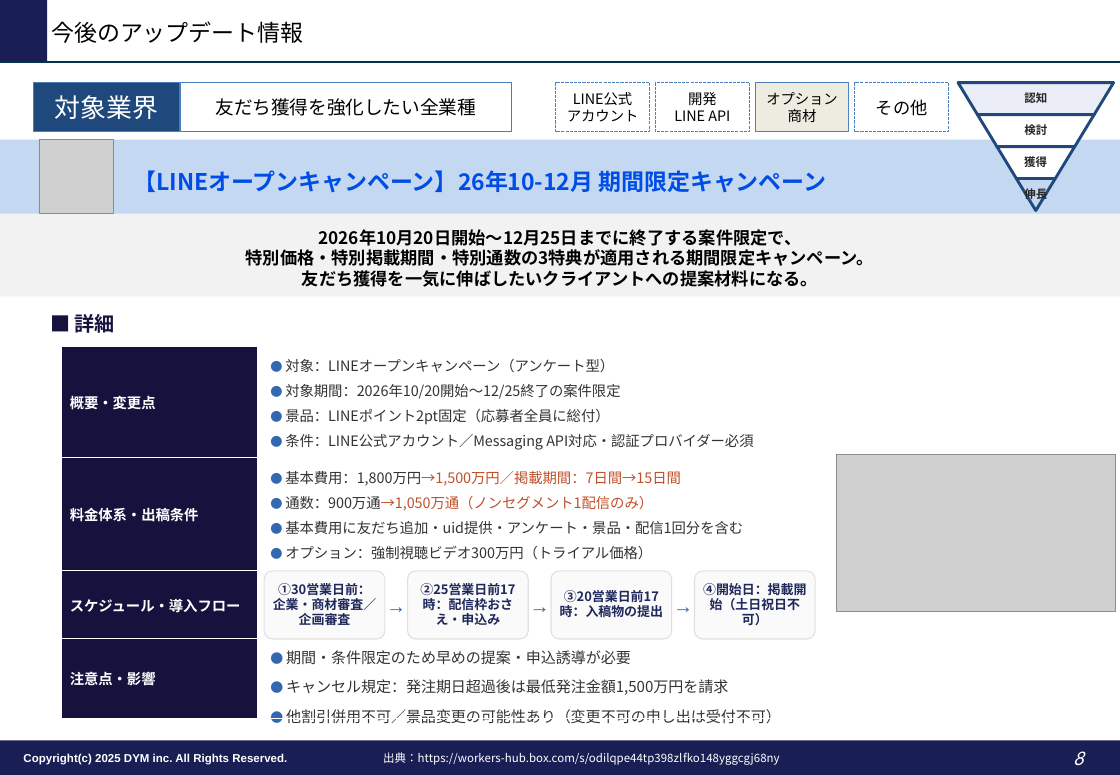
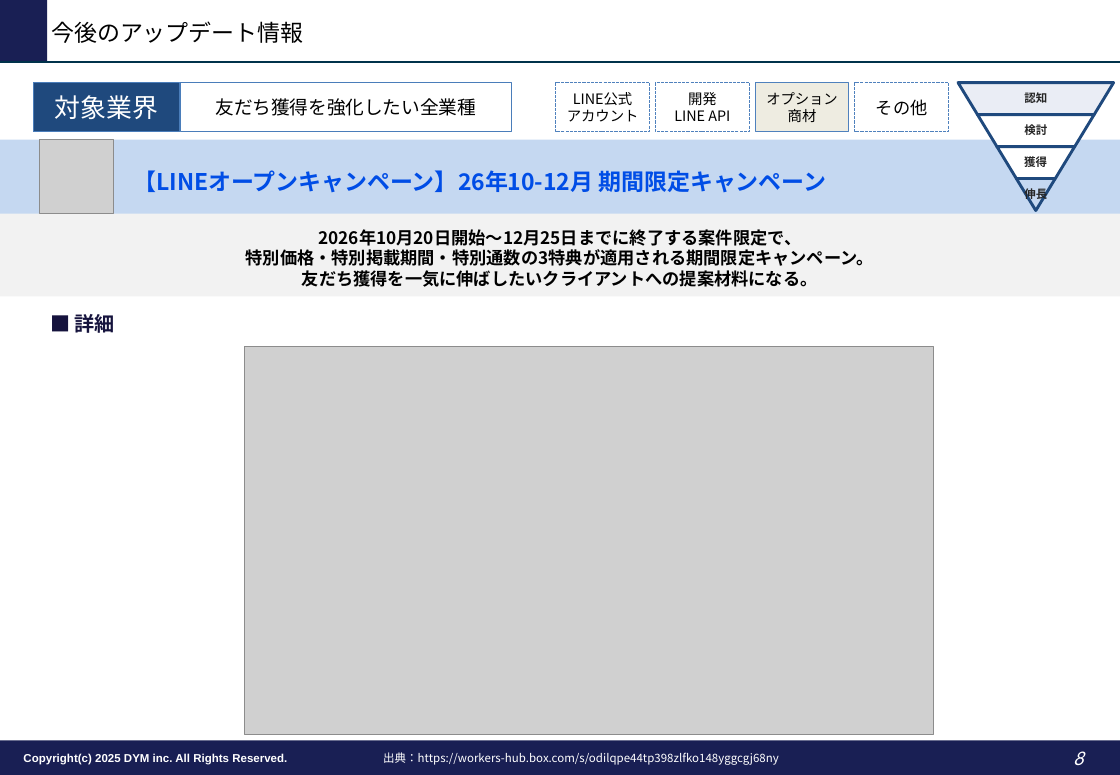
Before and after one commit to tonomura-r-dev/folder, a slide deck: slide 8 of LINEOA媒体最新情報_2026年9月トレンドレポート.pptx. Drawn at 1120x775 pixels with LibreOffice and Linux fonts; fonts in the diff are those of the drawing; grey boxes stand for pictures; background and template pictures are left out. Boxes give left, top, right and bottom in pixels: in the first picture for what was removed or moved away, otherwise in the second. Text is boxed around its words. In the diff, an @@ line names an element or a change of style, - is before the commit and + after.

```diff
--- a/LINEOA媒体最新情報_2026年9月トレンドレポート.pptx
+++ b/LINEOA媒体最新情報_2026年9月トレンドレポート.pptx
@@ table removed at (62, 347, 822, 728), 4 rows, 2 columns @@
-概要・変更点 | ● 対象：LINEオープンキャンペーン（アンケート型） / ● 対象期間：2026年10/20開始〜12/25終了の案件限定 / ● 景品：LINEポイント2pt固定（応募者全員に総付） / ● 条件：LINE公式アカウント／Messaging API対応・認証プロバイダー必須
-料金体系・出稿条件 | ● 基本費用：1,800万円→1,500万円／掲載期間：7日間→15日間 / ● 通数：900万通→1,050万通（ノンセグメント1配信のみ） / ● 基本費用に友だち追加・uid提供・アンケート・景品・配信1回分を含む / ● オプション：強制視聴ビデオ300万円（トライアル価格）
-スケジュール・導入フロー | 
-注意点・影響 | ● 期間・条件限定のため早めの提案・申込誘導が必要 / ● キャンセル規定：発注期日超過後は最低発注金額1,500万円を請求 / ● 他割引併用不可／景品変更の可能性あり（変更不可の申し出は受付不可）
@@ picture: place and size @@
-picture at (838, 455, 1117, 612)
+picture at (244, 347, 933, 735)
@@ rounded rectangle removed at (265, 572, 386, 640) @@
-①30営業日前：企業・商材審査／企画審査
@@ text removed at (385, 572, 407, 640) @@
-→
@@ rounded rectangle removed at (407, 572, 528, 640) @@
-②25営業日前17時：配信枠おさえ・申込み
@@ text removed at (528, 572, 551, 640) @@
-→
@@ rounded rectangle removed at (551, 572, 672, 640) @@
-③20営業日前17時：入稿物の提出
@@ text removed at (672, 572, 695, 640) @@
-→
@@ rounded rectangle removed at (695, 572, 816, 640) @@
-④開始日：掲載開始（土日祝日不可）
```
Also in this commit, not shown: 5 other slides changed, 1 other file.
